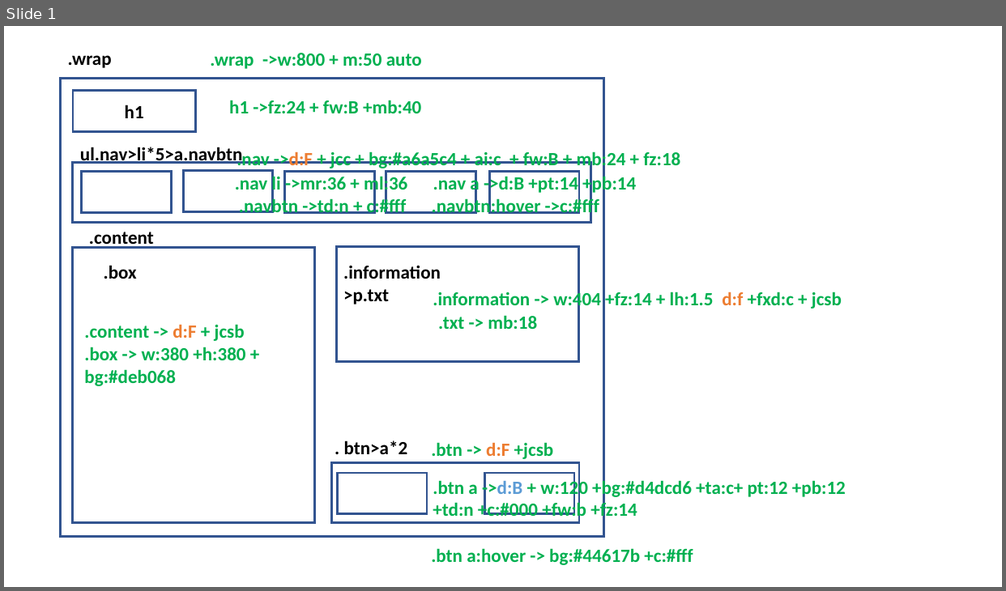
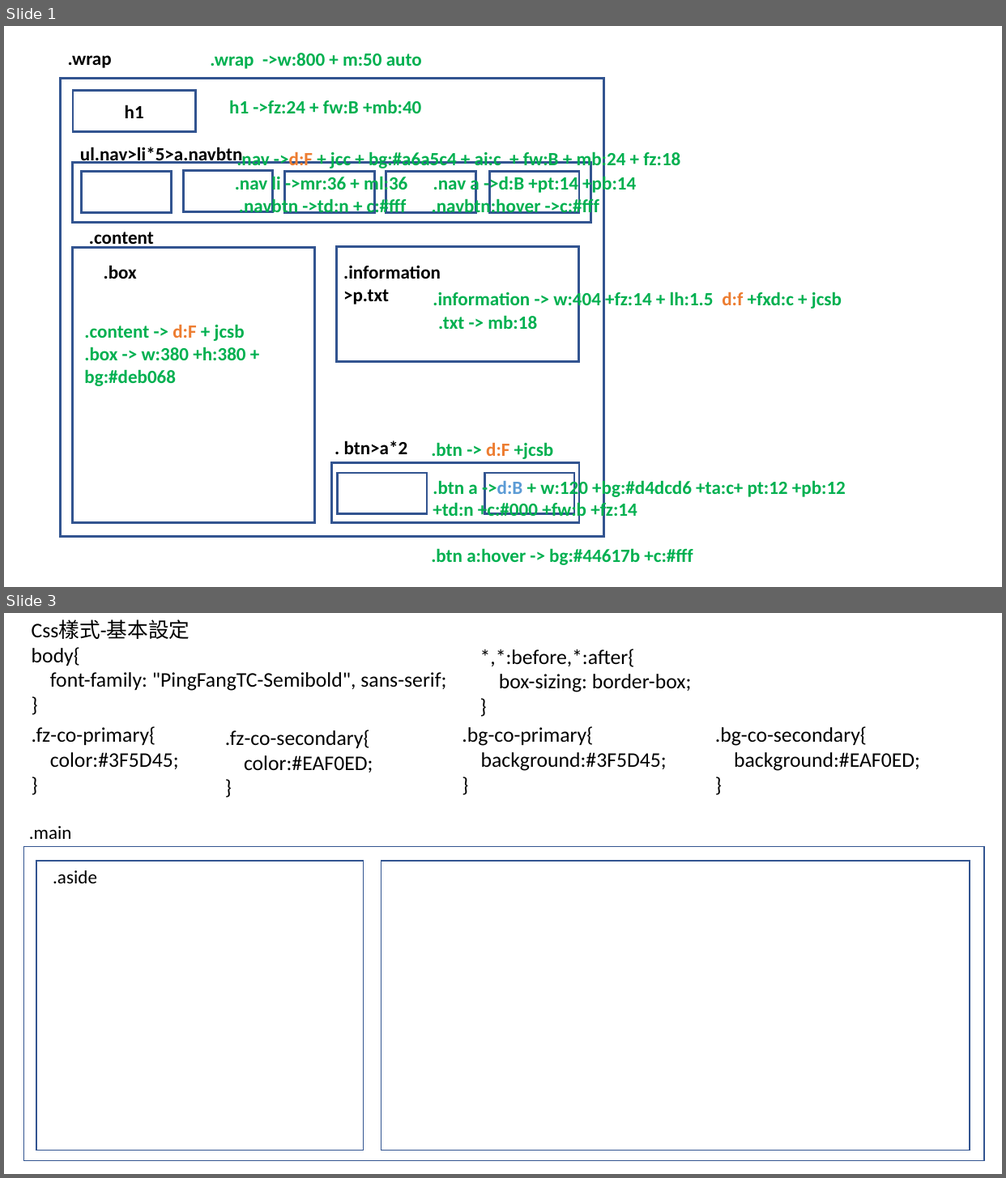
Before and after one commit to GinaTung/2022REV-homework, a slide deck: 公益體驗營/公益程式體驗營(作業架構圖2).pptx. Shown one above the other, each under a label of ours: slide 1 before the commit, slides 1 and 3 after it; the slides between them are not shown. The pictures are 1006x591 and 1006x1178 pixels, drawn with LibreOffice and Linux fonts; fonts in the diff are those of the drawing. Boxes give left, top, right and bottom in pixels: in the first picture for what was removed or moved away, otherwise in the second. Text is boxed around its words. In the diff, an @@ line names an element or a change of style, - is before the commit and + after.

```diff
--- a/公益體驗營/公益程式體驗營(作業架構圖2).pptx
+++ b/公益體驗營/公益程式體驗營(作業架構圖2).pptx
@@ slide 3 added at [4,613,1002,1174], background #FFFFFF @@
@@ text added at [32,620,446,691], 20 pt, text #000000 @@
+Css樣式-基本設定
+body{
+font-family: "PingFangTC-Semibold", sans-serif;
+}
@@ text added at [480,649,692,692], 20 pt, text #000000 @@
+*,*:before,*:after{
+box-sizing: border-box;
+}
@@ text added at [32,726,179,769], 20 pt, text #000000 @@
+.fz-co-primary{
+color:#3F5D45;
+}
@@ text added at [225,730,373,773], 20 pt, text #000000 @@
+.fz-co-secondary{
+color:#EAF0ED;
+}
@@ text added at [462,726,667,771], 20 pt, text #000000 @@
+.bg-co-primary{
+background:#3F5D45;
+}
@@ text added at [715,726,920,771], 20 pt, text #000000 @@
+.bg-co-secondary{
+background:#EAF0ED;
+}
@@ text added at [29,826,72,839], 18 pt, text #000000 @@
+.main
@@ rectangle added at [24,847,985,1161], outline #325491 1 pt @@
@@ rectangle added at [36,861,364,1151], outline #325491 1 pt @@
@@ text added at [53,871,97,884], 18 pt, text #000000 @@
+.aside
@@ rectangle added at [381,861,970,1151], outline #325491 1 pt @@
```
Also in this commit, not shown: 1 other slide added, 1 slide removed, 1 other file.
